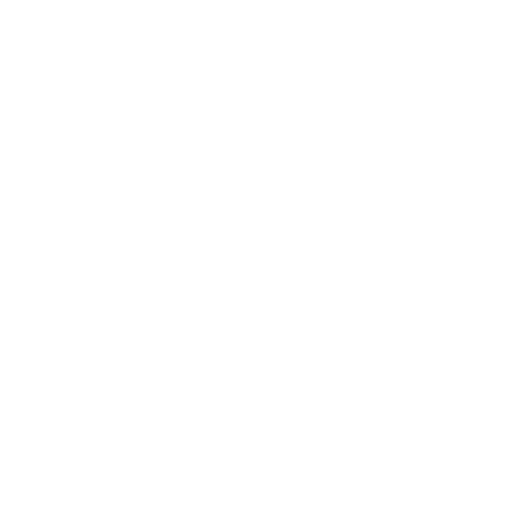
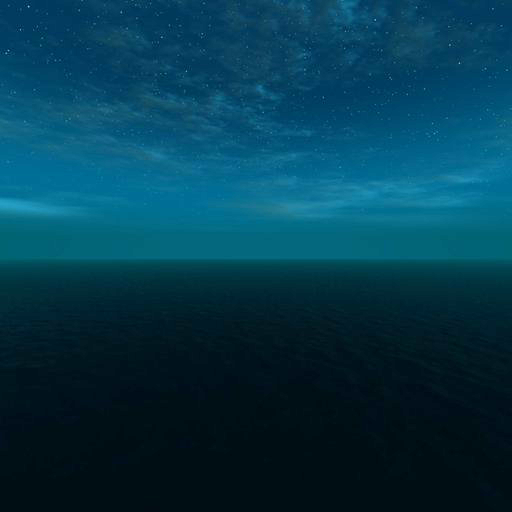
The second 512 x 512 image is a revision of the first. Changes to its layers:
added layer "Layer 1" (overlay) above "negz" over box(0, 0, 512, 512)
showed "negx" over box(0, 0, 512, 512)
